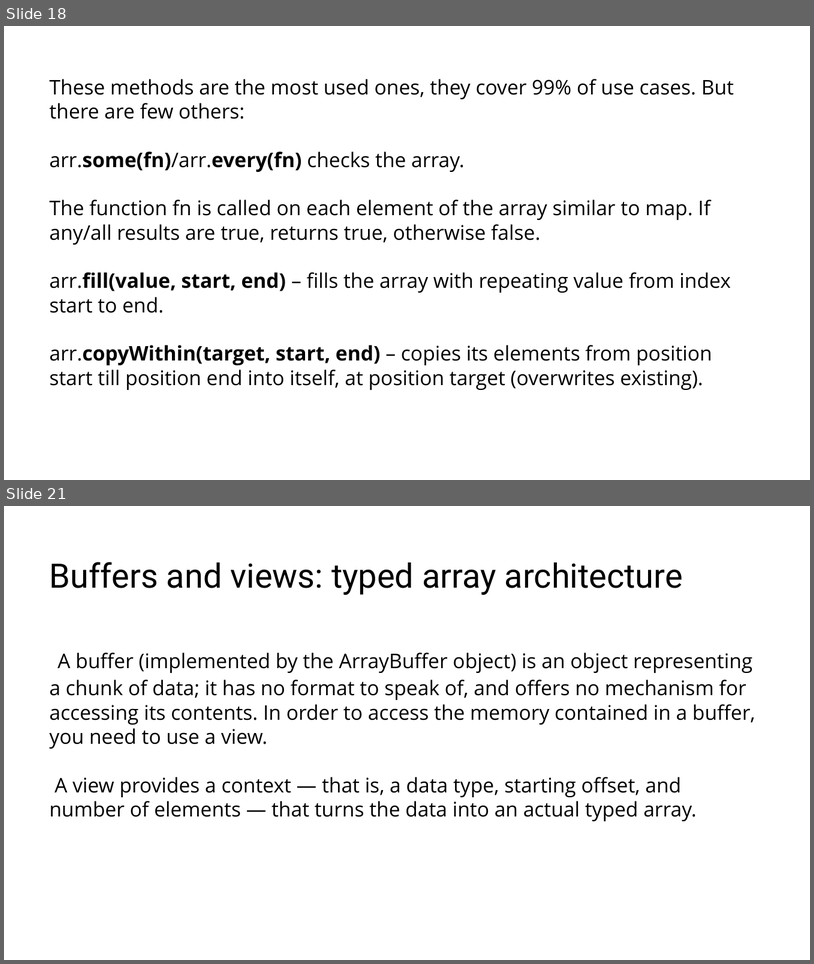
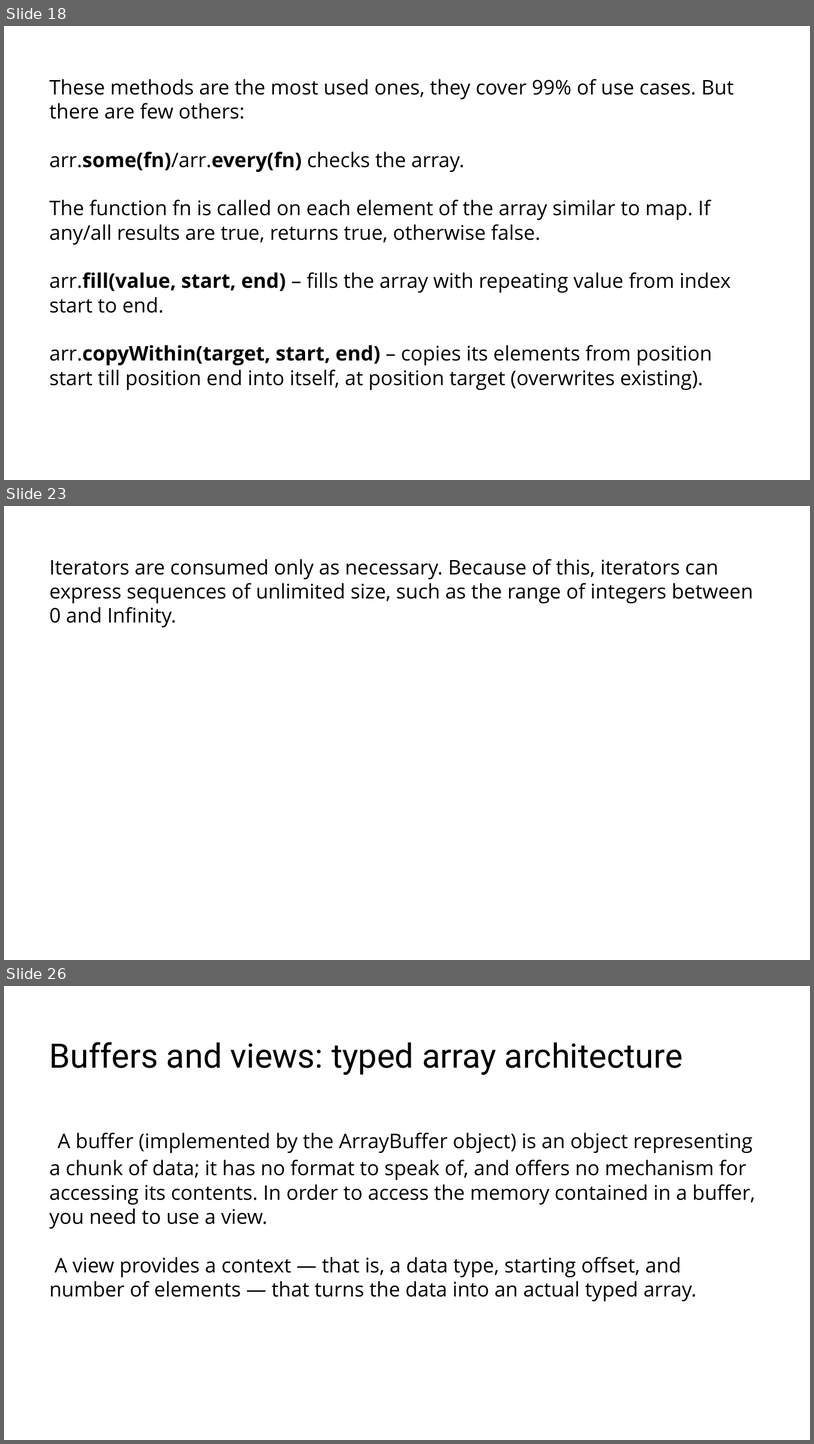
Before and after one commit to RostyslavSynenko/Lv-469.NodeJS, a slide deck: presentations/Built-in Collections.pptx. Shown one above the other, each under a label of ours: slides 18 and 21 before the commit, slides 18, 23 and 26 after it; the slides between them are not shown. The pictures are 814x964 and 814x1444 pixels, drawn with LibreOffice and Linux fonts; fonts in the diff are those of the drawing; background and template pictures are left out. Boxes give left, top, right and bottom in pixels: in the first picture for what was removed or moved away, otherwise in the second. Text is boxed around its words. In the diff, an @@ line names an element or a change of style, - is before the commit and + after.

```diff
--- a/presentations/Built-in Collections.pptx
+++ b/presentations/Built-in Collections.pptx
@@ slide 23 added at [4,506,810,960], background #FFFFFF @@
@@ title added at [50,559,753,627], 24 pt, text #000000 @@
+Iterators are consumed only as necessary. Because of this, iterators can express sequences of unlimited size, such as the range of integers between 0 and Infinity.
@@ what was slide 21 is now slide 26 @@
```
Also in this commit, not shown: 4 slides changed, 13 other slides added, 1 slide removed.
